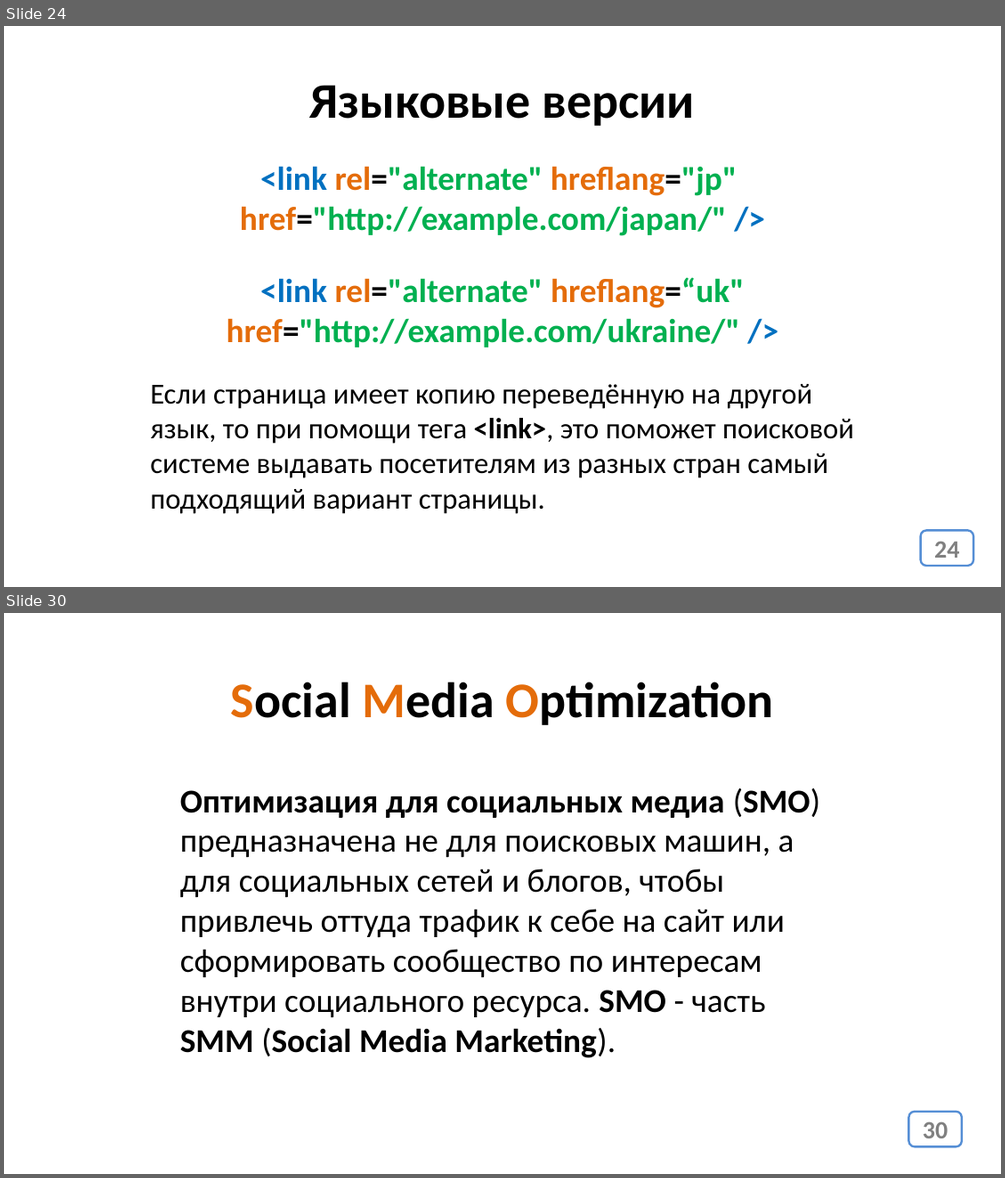
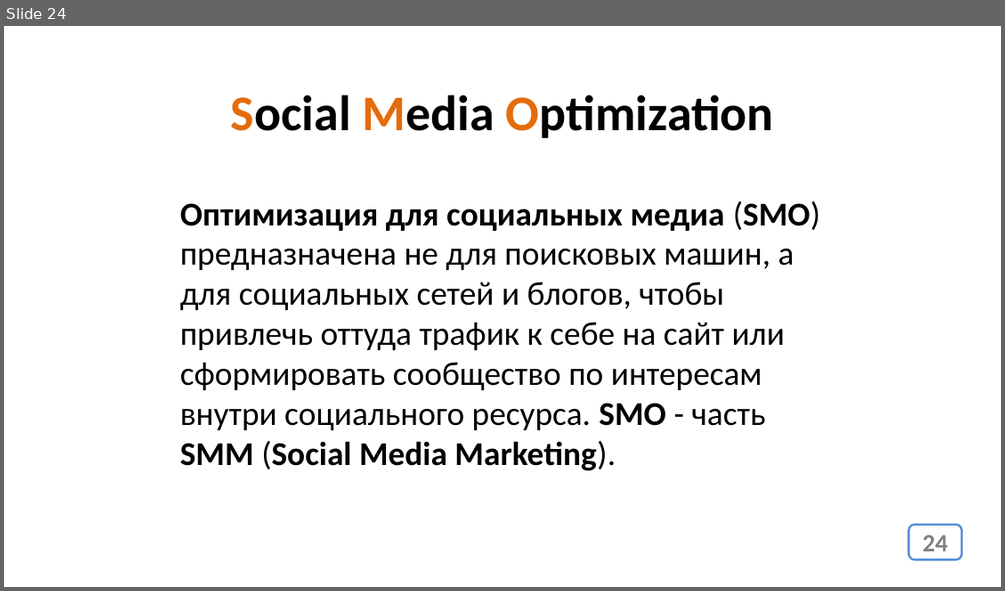
Before and after one commit to web37-ortdnipro/lesson14, a slide deck: lesson14.pptx. Shown one above the other, each under a label of ours: slides 24 and 30 before the commit, slide 24 after it; the slides between them are not shown. The pictures are 1005x1178 and 1005x591 pixels, drawn with LibreOffice and Linux fonts; fonts in the diff are those of the drawing. Boxes give left, top, right and bottom in pixels: in the first picture for what was removed or moved away, otherwise in the second. Text is boxed around its words. In the diff, an @@ line names an element or a change of style, - is before the commit and + after.

```diff
--- a/lesson14.pptx
+++ b/lesson14.pptx
@@ slide 24 removed at (4,26,1001,587), background #FFFFFF @@
@@ text removed at (310,85,694,126) @@
-Языковые версии
@@ text removed at (240,166,736,236) @@
-<link rel="alternate" hreflang="jp"
-href="http://example.com/japan/" />
@@ text removed at (226,277,744,347) @@
-<link rel="alternate" hreflang=“uk" href="http://example.com/ukraine/" />
@@ text removed at (150,384,854,514) @@
-Если страница имеет копию переведённую на другой язык, то при помощи тега <link>, это поможет поисковой системе выдавать посетителям из разных стран самый подходящий вариант страницы.
@@ page number removed at (921,530,974,565) @@
-24
@@ what was slide 30 is now slide 24 @@
@@ page number at (922,534,947,551): text changed @@
-30
+24
```
Also in this commit, not shown: 2 slides changed, 5 other slides removed, 2 other files.
